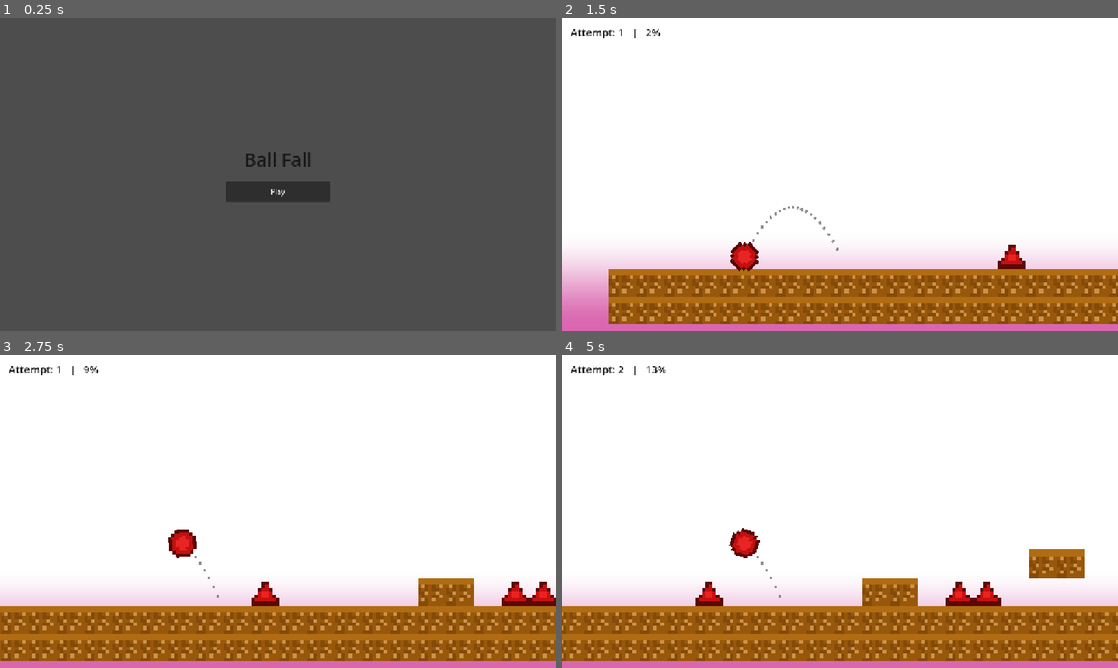
Above: before the commit, frames 1-4 (two rows, left to right).
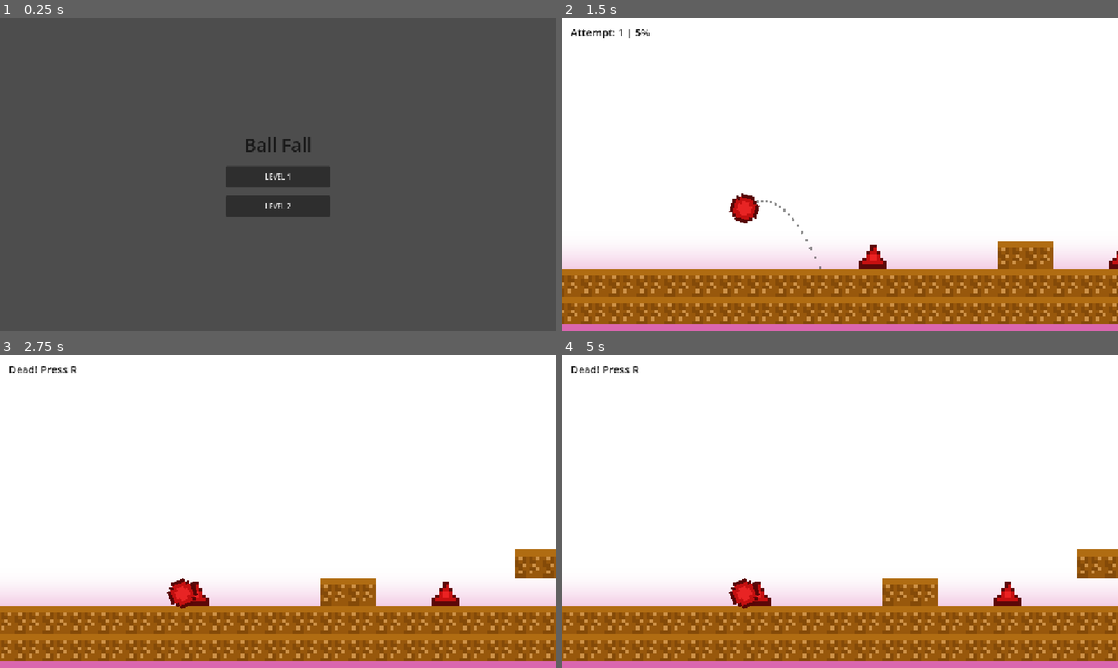
Above: after the commit, the same moments.

Repository: SahirAli0811/Ball-Fall-2d
Game: Godot game, scene res://scenes/MainMenu.tscn
The game is run twice, just before and just after one commit, with the same random seed, the same clock (stepped at 60 frames per second) and the same inputs.
Inputs (mouse positions are in pixels of both pictures, inside the frame that each line leads up to):
- Up to frame 1 (0.25 s): no input
- Up to frame 2 (1.5 s): click (840, 205) at 0.5 s, where only the run after the commit has a clickable "LEVEL 2"; click (840, 190) at 1.25 s, where only the run before the commit has a clickable "Play"
- Up to frame 3 (2.75 s): tap Space (jump) at 2.27 s
- Up to frame 4 (5 s): tap R (restart) at 2.75 s; tap Space (jump) at 3.02, 4.52 s

The runs differ from the first frame. In frame 1, 2.6% of the frame differs, in the area x 40-60%, y 38-64%; in frame 2, 3.9%; in frame 3, 8.5%, in the area x 0-100%, y 3-97%; in frame 4, 8.3%.

Commit message:
v2

Diff:
--- a/v2/ball-fall/scenes/Game.tscn
+++ b/v2/ball-fall/scenes/Game.tscn
@@ -67,6 +67,7 @@
 theme_override_colors/font_color = Color(0.1, 0.1, 0.1, 1)
 theme_override_font_sizes/font_size = 24
 text = "Attempt: 1   |   0%"
+metadata/_edit_use_anchors_ = true
 
 [node name="Song" type="AudioStreamPlayer" parent="." unique_id=1642994225]
 stream = ExtResource("7_kiw3p")
--- a/v2/ball-fall/scenes/MainMenu.tscn
+++ b/v2/ball-fall/scenes/MainMenu.tscn
@@ -36,6 +36,13 @@
 [node name="Play" type="Button" parent="VBox" unique_id=1600797449]
 custom_minimum_size = Vector2(0, 48)
 layout_mode = 2
-text = "Play"
+text = "LEVEL 1"
+
+[node name="Play2" type="Button" parent="VBox" unique_id=357974035]
+custom_minimum_size = Vector2(0, 48)
+layout_mode = 2
+text = "LEVEL 2
+"
 
 [connection signal="pressed" from="VBox/Play" to="." method="_on_play_pressed"]
+[connection signal="pressed" from="VBox/Play2" to="." method="_on_play_2_pressed"]
--- /dev/null
+++ b/v2/ball-fall/scenes/game_2.tscn
@@ -0,0 +1,77 @@
+[gd_scene format=3 uid="uid://dldeamx0xdxaf"]
+
+[ext_resource type="Script" uid="uid://cgvag0bo4cwby" path="res://scripts/level2.gd" id="1_5swrt"]
+[ext_resource type="Texture2D" uid="uid://brjx8v7goniwu" path="res://assets/bg.png" id="2_mo5db"]
+[ext_resource type="Script" uid="uid://bm0es8im1mau4" path="res://scripts/player.gd" id="3_ew235"]
+[ext_resource type="Script" uid="uid://cg4bl0xo8smni" path="res://scripts/trajectory.gd" id="4_b8pla"]
+[ext_resource type="Texture2D" uid="uid://dgbsky0uuwqto" path="res://assets/ball.png" id="5_xy83e"]
+[ext_resource type="AudioStream" uid="uid://c5jggenu8jnlh" path="res://assets/fahh.mp3" id="6_a3klt"]
+[ext_resource type="AudioStream" uid="uid://b76j0mi7w0xub" path="res://assets/song.wav" id="7_nd7ea"]
+
+[sub_resource type="RectangleShape2D" id="1"]
+size = Vector2(54, 54)
+
+[sub_resource type="RectangleShape2D" id="2"]
+size = Vector2(40, 40)
+
+[node name="Game2" type="Node2D" unique_id=1457397659]
+script = ExtResource("1_5swrt")
+
+[node name="ParallaxBackground" type="ParallaxBackground" parent="." unique_id=771231934]
+
+[node name="ParallaxLayer" type="ParallaxLayer" parent="ParallaxBackground" unique_id=2081347803]
+motion_scale = Vector2(0.1, 0)
+motion_mirroring = Vector2(1280, 0)
+
+[node name="Bg" type="Sprite2D" parent="ParallaxBackground/ParallaxLayer" unique_id=724866991]
+position = Vector2(640, 360)
+scale = Vector2(5, 2.8125)
+texture = ExtResource("2_mo5db")
+
+[node name="World" type="Node2D" parent="." unique_id=684211992]
+
+[node name="Player" type="CharacterBody2D" parent="." unique_id=159540070]
+position = Vector2(128, 520)
+script = ExtResource("3_ew235")
+
+[node name="Trajectory" type="Node2D" parent="Player" unique_id=1563010235]
+script = ExtResource("4_b8pla")
+
+[node name="Sprite2D" type="Sprite2D" parent="Player" unique_id=1416109281]
+texture = ExtResource("5_xy83e")
+
+[node name="CollisionShape2D" type="CollisionShape2D" parent="Player" unique_id=1840895455]
+shape = SubResource("1")
+
+[node name="SpikeDetector" type="Area2D" parent="Player" unique_id=227250661]
+
+[node name="CollisionShape2D" type="CollisionShape2D" parent="Player/SpikeDetector" unique_id=1976756315]
+shape = SubResource("2")
+
+[node name="JumpSfx" type="AudioStreamPlayer" parent="Player" unique_id=1834321821]
+stream = ExtResource("6_a3klt")
+
+[node name="Fahh" type="AudioStreamPlayer" parent="Player" unique_id=1918889732]
+stream = ExtResource("6_a3klt")
+
+[node name="Camera2D" type="Camera2D" parent="." unique_id=2107796972]
+position = Vector2(348, 360)
+
+[node name="UI" type="CanvasLayer" parent="." unique_id=1525737790]
+
+[node name="StatusLabel" type="Label" parent="UI" unique_id=37818922]
+offset_left = 20.0
+offset_top = 16.0
+offset_right = 400.0
+offset_bottom = 50.0
+theme_override_colors/font_color = Color(0.1, 0.1, 0.1, 1)
+theme_override_font_sizes/font_size = 24
+text = "Attempt: 1   |   0%"
+metadata/_edit_use_anchors_ = true
+
+[node name="Song" type="AudioStreamPlayer" parent="." unique_id=1642994225]
+stream = ExtResource("7_nd7ea")
+autoplay = true
+playback_type = 1
+
+[connection signal="area_entered" from="Player/SpikeDetector" to="Player" method="_on_spike_detector_area_entered"]
--- /dev/null
+++ b/v2/ball-fall/scripts/level2.gd
@@ -0,0 +1,110 @@
+extends Node2D
+
+const TILE = 64
+const END_X = 7680.0
+
+var block_tex = preload("res://assets/block.png")
+var spike_tex = preload("res://assets/spike.png")
+var attempts = 1
+
+@onready var player = $Player
+@onready var cam = $Camera2D
+@onready var status_label = $UI/StatusLabel
+@onready var world = $World
+
+func _ready():
+	$Player/Trajectory.player = player
+	build_level()
+
+func _process(_delta):
+	if Input.is_action_just_pressed("restart"):
+		restart()
+		return
+	cam.position.x = player.global_position.x + 220
+	if not player.dead and not player.won:
+		var pct = clamp(int((player.global_position.x / END_X) * 100.0), 0, 100)
+		status_label.text = "Attempt: %d | %d%%" % [attempts, pct]
+
+func build_level():
+	for c in world.get_children():
+		c.queue_free()
+	for x in range(-2, 130):
+		add_block(x, 9)
+		add_block(x, 10)
+	var blocks = [
+		 [16, 8], [17, 8],
+ [23, 7], [24, 7],
+ [30, 6],
+ [44, 7], [48, 6], [52, 5], [53, 5], [54, 5],
+ [65, 8], [66, 8], [67, 8], [68, 8],
+ [76, 7], [81, 6], [82, 6], [87, 7], [88, 7],
+ [100, 7], [101, 7], [105, 6], [106, 6], [110, 8], [111, 8]
+	]
+	for b in blocks:
+		add_block(b[0], b[1])
+	var spikes = [
+ [11, 8],
+ [20, 8],
+ [27, 8], [28, 8],
+ [36, 8],
+ [43, 8], [46, 8], [47, 8], [50, 8], [51, 8],
+ [66, 7],
+ [73, 8], [78, 8], [79, 8], [84, 8], [85, 8],
+ [93, 8], [98, 8], [99, 8], [103, 8], [104, 8], [108, 8], [109, 8],
+ [116, 8]
+	]
+	for s in spikes:
+		add_spike(s[0], s[1])
+	var fin = Area2D.new()
+	fin.add_to_group("finish")
+	fin.position = Vector2(END_X, 400)
+	var cs = CollisionShape2D.new()
+	var r = RectangleShape2D.new()
+	r.size = Vector2(40, 500)
+	cs.shape = r
+	fin.add_child(cs)
+	world.add_child(fin)
+
+func add_block(gx, gy):
+	var b = StaticBody2D.new()
+	b.position = Vector2(gx * TILE + 32, gy * TILE + 32)
+	var cs = CollisionShape2D.new()
+	var r = RectangleShape2D.new()
+	r.size = Vector2(64, 64)
+	cs.shape = r
+	var sp = Sprite2D.new()
+	sp.texture = block_tex
+	b.add_child(cs)
+	b.add_child(sp)
+	world.add_child(b)
+
+func add_spike(gx, gy):
+	var a = Area2D.new()
+	a.add_to_group("spike")
+	a.position = Vector2(gx * TILE + 32, gy * TILE + 32)
+	var cs = CollisionShape2D.new()
+	var r = RectangleShape2D.new()
+	r.size = Vector2(28, 34)
+	cs.shape = r
+	cs.position = Vector2(0, 8)
+	var sp = Sprite2D.new()
+	sp.texture = spike_tex
+	a.add_child(cs)
+	a.add_child(sp)
+	world.add_child(a)
+
+func on_player_died():
+	status_label.text = "Dead! Press R"
+	await get_tree().create_timer(0.5).timeout
+	restart()
+
+func on_player_won():
+	status_label.text = "You Win! Press R to play again"
+
+func restart():
+	attempts += 1
+	player.global_position = Vector2(128, 520)
+	player.velocity = Vector2.ZERO
+	player.dead = false
+	player.won = false
+	player.sprite.rotation = 0
--- a/v2/ball-fall/scripts/menu.gd
+++ b/v2/ball-fall/scripts/menu.gd
@@ -1,3 +1,7 @@
 extends Control
+
 func _on_play_pressed():
 	get_tree().change_scene_to_file("res://scenes/Game.tscn")
+
+func _on_play_2_pressed():
+	get_tree().change_scene_to_file("res://scenes/game_2.tscn")
Not shown, added: v2/ball-fall/scripts/level2.gd.uid
